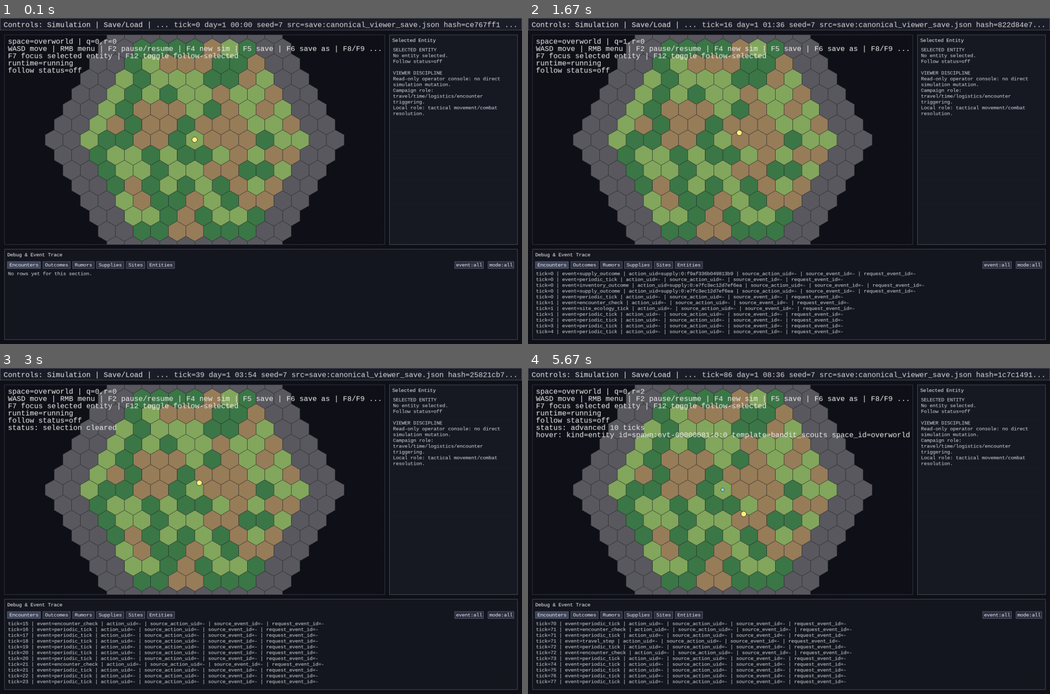
Above: before the commit, frames 1-4 (two rows, left to right).
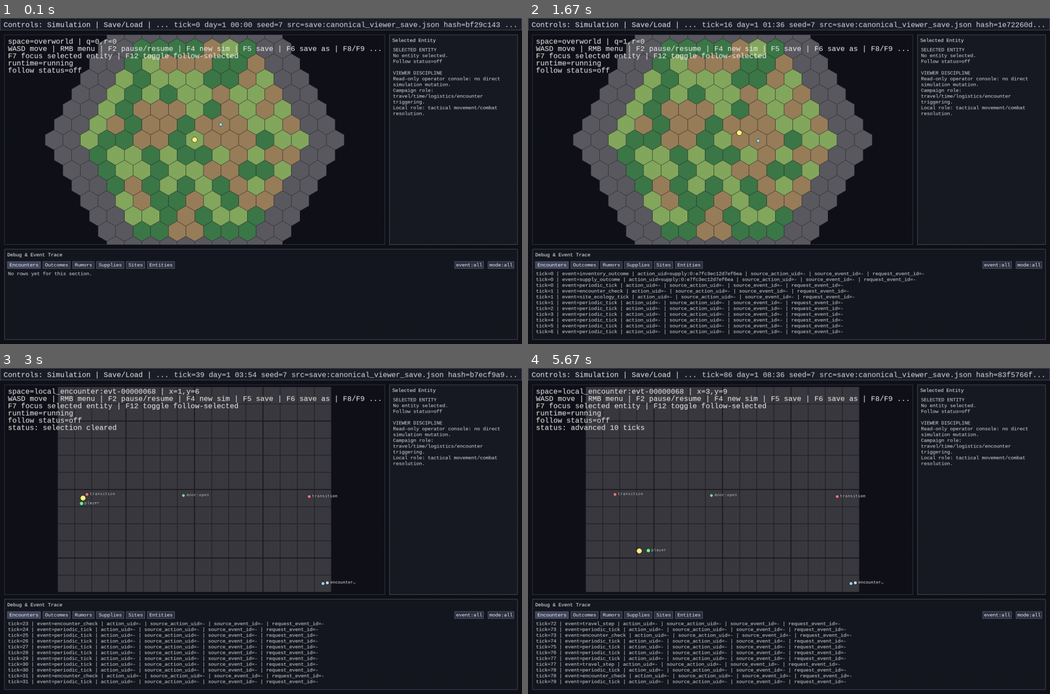
Above: after the commit, the same moments.

Repository: 7seasdotnet/Hexcrawler2
Game: pygame game, started from src/hexcrawler/__main__.py
Same seed, same stepped clock (60 frames per second), same inputs: the game is played once before the commit and once after it.
Inputs:
- Up to frame 1 (0.1 s): no input
- Up to frame 2 (1.67 s): hold D 0.33-0.8 s; hold W 0.88-1.18 s; hold D from 1.22 s (still down)
- Up to frame 3 (3 s): release D at 1.68 s; tap 1 at 1.72 s; click "space=overworld | q=1,r=0" at 2.1 s; hold A 2.38-2.92 s; hold S from 2.95 s (still down)
- Up to frame 4 (5.67 s): tap 1 at 3.1, 4.27 s; release S at 3.25 s; hold A 3.28-3.68 s; hold W 3.72-4.08 s; hold D 4.12-4.75 s; hold S 4.78-5.15 s; hold A 5.18-5.65 s

The runs differ from the first frame. In frame 1, less than 0.1% of the frame differs, in the area x 41-96%, y 1-34%; in frame 2, 2.5%; in frame 3, 33%; in frame 4, 34%, in the area x 1-97%, y 1-97%.

Commit message:
Harden campaign danger bridge-path coverage

Diff:
--- a/src/hexcrawler/cli/pygame_viewer.py
+++ b/src/hexcrawler/cli/pygame_viewer.py
@@ -24,6 +24,7 @@
     EncounterActionExecutionModule,
     EncounterActionModule,
     EncounterCheckModule,
+    LocalEncounterRequestModule,
     LocalEncounterInstanceModule,
     EncounterSelectionModule,
     RumorPipelineModule,
@@ -33,6 +34,7 @@
     SpawnMaterializationModule,
 )
 from hexcrawler.sim.groups import GroupMovementModule
+from hexcrawler.sim.campaign_danger import CampaignDangerModule
 from hexcrawler.sim.hash import simulation_hash, world_hash
 from hexcrawler.sim.combat import CombatExecutionModule
 from hexcrawler.sim.entity_stats import EntityStatsExecutionModule
@@ -2427,7 +2429,9 @@
     sim.register_rule_module(EncounterSelectionModule(load_encounter_table_json(DEFAULT_ENCOUNTER_TABLE_PATH)))
     sim.register_rule_module(EncounterActionModule())
     sim.register_rule_module(EncounterActionExecutionModule())
+    sim.register_rule_module(LocalEncounterRequestModule())
     sim.register_rule_module(LocalEncounterInstanceModule())
+    sim.register_rule_module(CampaignDangerModule())
     sim.register_rule_module(SiteEcologyModule())
     sim.register_rule_module(RumorPipelineModule())
     sim.register_rule_module(RumorDecayModule())
--- /dev/null
+++ b/src/hexcrawler/sim/campaign_danger.py
@@ -0,0 +1,169 @@
+from __future__ import annotations
+
+import math
+from typing import Any
+
+from hexcrawler.sim.core import DEFAULT_PLAYER_ENTITY_ID, EntityState, SimEvent, Simulation
+from hexcrawler.sim.encounters import ENCOUNTER_RESOLVE_REQUEST_EVENT_TYPE
+from hexcrawler.sim.movement import axial_to_world_xy
+from hexcrawler.sim.rules import RuleModule
+from hexcrawler.sim.world import CAMPAIGN_SPACE_ROLE, HexCoord
+
+CAMPAIGN_DANGER_CONTACT_EVENT_TYPE = "campaign_danger_contact"
+DEFAULT_DANGER_ENTITY_ID = "danger:raider_patrol_alpha"
+DEFAULT_DANGER_SPACE_ID = "overworld"
+DEFAULT_DANGER_SPEED_PER_TICK = 0.12
+DEFAULT_CONTACT_RADIUS = 0.72
+
+
+class CampaignDangerModule(RuleModule):
+    """Deterministic campaign-role danger visibility, movement, and contact handoff."""
+
+    name = "campaign_danger"
+    _STATE_OVERLAP_BY_DANGER = "overlap_by_danger"
+
+    def __init__(
+        self,
+        *,
+        danger_entity_id: str = DEFAULT_DANGER_ENTITY_ID,
+        danger_space_id: str = DEFAULT_DANGER_SPACE_ID,
+        contact_radius: float = DEFAULT_CONTACT_RADIUS,
+    ) -> None:
+        self._danger_entity_id = danger_entity_id
+        self._danger_space_id = danger_space_id
+        self._contact_radius = float(contact_radius)
+        first_x, first_y = axial_to_world_xy(HexCoord(2, -1))
+        second_x, second_y = axial_to_world_xy(HexCoord(2, 1))
+        self._patrol_waypoints = ((first_x, first_y), (second_x, second_y))
+
+    def on_simulation_start(self, sim: Simulation) -> None:
+        self._ensure_danger_entity(sim)
+        sim.set_rules_state(self.name, self._normalized_state(sim))
+
+    def on_tick_start(self, sim: Simulation, tick: int) -> None:
+        del tick
+        danger = sim.state.entities.get(self._danger_entity_id)
+        if danger is None:
+            return
+        if not self._is_campaign_entity(sim, danger):
+            return
+
+        if danger.target_position is None:
+            danger.target_position = self._next_waypoint(danger)
+            return
+
+        if self._distance_sq(
+            danger.position_x,
+            danger.position_y,
+            danger.target_position[0],
+            danger.target_position[1],
+        ) <= 0.0001:
+            danger.target_position = self._next_waypoint(danger)
+
+    def on_tick_end(self, sim: Simulation, tick: int) -> None:
+        danger = sim.state.entities.get(self._danger_entity_id)
+        player = sim.state.entities.get(DEFAULT_PLAYER_ENTITY_ID)
+        state = self._normalized_state(sim)
+        overlap_by_danger = dict(state[self._STATE_OVERLAP_BY_DANGER])
+
+        prior_overlap = bool(overlap_by_danger.get(self._danger_entity_id, False))
+        overlap = self._is_campaign_overlap(sim=sim, danger=danger, player=player)
+
+        if overlap and not prior_overlap and danger is not None and player is not None:
+            player_location = sim._entity_location_ref(player).to_dict()
+            sim.schedule_event_at(
+                tick=tick + 1,
+                event_type=ENCOUNTER_RESOLVE_REQUEST_EVENT_TYPE,
+                params={
+                    "tick": tick,
+                    "context": "campaign_danger_contact",
+                    "trigger": "campaign_contact",
+                    "danger_entity_id": self._danger_entity_id,
+                    "location": player_location,
+                    "roll": 0,
+                    "category": "hostile",
+                    "table_id": "campaign_danger_contact",
+                    "entry_id": "danger_patrol",
+                    "suggested_local_template_id": "local_template_forest",
+                    "tags": ["campaign", "danger_contact"],
+                },
+            )
+            sim.schedule_event_at(
+                tick=tick + 1,
+                event_type=CAMPAIGN_DANGER_CONTACT_EVENT_TYPE,
+                params={
+                    "tick": tick,
+                    "danger_entity_id": self._danger_entity_id,
+                    "player_entity_id": DEFAULT_PLAYER_ENTITY_ID,
+                    "space_id": player.space_id,
+                    "distance": math.sqrt(
+                        self._distance_sq(
+                            player.position_x,
+                            player.position_y,
+                            danger.position_x,
+                            danger.position_y,
+                        )
+                    ),
+                },
+            )
+
+        overlap_by_danger[self._danger_entity_id] = overlap
+        sim.set_rules_state(self.name, {self._STATE_OVERLAP_BY_DANGER: overlap_by_danger})
+
+    def _ensure_danger_entity(self, sim: Simulation) -> None:
+        if self._danger_entity_id in sim.state.entities:
+            return
+        first_waypoint = self._patrol_waypoints[0]
+        sim.add_entity(
+            EntityState(
+                entity_id=self._danger_entity_id,
+                position_x=float(first_waypoint[0]),
+                position_y=float(first_waypoint[1]),
+                speed_per_tick=DEFAULT_DANGER_SPEED_PER_TICK,
+                target_position=self._patrol_waypoints[1],
+                space_id=self._danger_space_id,
+                template_id="campaign_danger_patrol",
+            )
+        )
+
+    def _next_waypoint(self, entity: EntityState) -> tuple[float, float]:
+        if self._distance_sq(entity.position_x, entity.position_y, *self._patrol_waypoints[0]) <= 0.0001:
+            return self._patrol_waypoints[1]
+        return self._patrol_waypoints[0]
+
+    def _is_campaign_overlap(self, *, sim: Simulation, danger: EntityState | None, player: EntityState | None) -> bool:
+        if danger is None or player is None:
+            return False
+        if danger.space_id != player.space_id:
+            return False
+        if not self._is_campaign_entity(sim, danger) or not self._is_campaign_entity(sim, player):
+            return False
+        return self._distance_sq(player.position_x, player.position_y, danger.position_x, danger.position_y) <= (
+            self._contact_radius * self._contact_radius
+        )
+
+    def _is_campaign_entity(self, sim: Simulation, entity: EntityState) -> bool:
+        space = sim.state.world.spaces.get(entity.space_id)
+        if space is None:
+            return False
+        return space.role == CAMPAIGN_SPACE_ROLE
+
+    def _normalized_state(self, sim: Simulation) -> dict[str, Any]:
+        state = sim.get_rules_state(self.name)
+        overlap_by_danger = state.get(self._STATE_OVERLAP_BY_DANGER, {})
+        if not isinstance(overlap_by_danger, dict):
+            raise ValueError("campaign_danger.rules_state.overlap_by_danger must be an object")
+        normalized_overlap: dict[str, bool] = {}
+        for danger_id, value in overlap_by_danger.items():
+            if not isinstance(danger_id, str) or not danger_id:
+                raise ValueError("campaign_danger.rules_state.overlap_by_danger keys must be non-empty strings")
+            if not isinstance(value, bool):
+                raise ValueError("campaign_danger.rules_state.overlap_by_danger values must be booleans")
+            normalized_overlap[danger_id] = value
+        return {self._STATE_OVERLAP_BY_DANGER: normalized_overlap}
+
+    @staticmethod
+    def _distance_sq(ax: float, ay: float, bx: float, by: float) -> float:
+        dx = ax - bx
+        dy = ay - by
+        return dx * dx + dy * dy
--- /dev/null
+++ b/tests/test_campaign_danger_contact_slice.py
@@ -0,0 +1,146 @@
+from __future__ import annotations
+
+from hexcrawler.content.io import load_world_json
+from hexcrawler.sim.campaign_danger import (
+    CAMPAIGN_DANGER_CONTACT_EVENT_TYPE,
+    CampaignDangerModule,
+    DEFAULT_DANGER_ENTITY_ID,
+)
+from hexcrawler.sim.core import DEFAULT_PLAYER_ENTITY_ID, EntityState, SimCommand, Simulation
+from hexcrawler.sim.encounters import (
+    ENCOUNTER_RESOLVE_REQUEST_EVENT_TYPE,
+    LOCAL_ENCOUNTER_REQUEST_EVENT_TYPE,
+    LocalEncounterInstanceModule,
+    LocalEncounterRequestModule,
+)
+from hexcrawler.sim.hash import simulation_hash
+from hexcrawler.sim.world import HexCoord, SpaceState
+
+MAP_PATH = "content/examples/viewer_map.json"
+
+
+def _build_sim(seed: int = 77) -> Simulation:
+    world = load_world_json(MAP_PATH)
+    sim = Simulation(world=world, seed=seed)
+    sim.register_rule_module(LocalEncounterRequestModule())
+    sim.register_rule_module(LocalEncounterInstanceModule())
+    sim.register_rule_module(CampaignDangerModule())
+    sim.add_entity(EntityState.from_hex(entity_id=DEFAULT_PLAYER_ENTITY_ID, hex_coord=HexCoord(0, 0)))
+    return sim
+
+
+def _events(sim: Simulation, event_type: str) -> list[dict]:
+    return [entry for entry in sim.get_event_trace() if entry["event_type"] == event_type]
+
+
+def test_campaign_danger_visible_and_movement_is_deterministic() -> None:
+    sim_a = _build_sim(seed=101)
+    sim_b = _build_sim(seed=101)
+
+    sim_a.advance_ticks(60)
+    sim_b.advance_ticks(60)
+
+    danger_a = sim_a.state.entities[DEFAULT_DANGER_ENTITY_ID]
+    danger_b = sim_b.state.entities[DEFAULT_DANGER_ENTITY_ID]
+    assert (danger_a.position_x, danger_a.position_y) == (danger_b.position_x, danger_b.position_y)
+    assert simulation_hash(sim_a) == simulation_hash(sim_b)
+
+
+def test_campaign_contact_triggers_single_handoff_during_overlap() -> None:
+    sim = _build_sim(seed=202)
+
+    danger = sim.state.entities[DEFAULT_DANGER_ENTITY_ID]
+    player = sim.state.entities[DEFAULT_PLAYER_ENTITY_ID]
+    player.position_x = danger.position_x
+    player.position_y = danger.position_y
+
+    sim.advance_ticks(30)
+
+    assert len(_events(sim, CAMPAIGN_DANGER_CONTACT_EVENT_TYPE)) == 1
+    assert len(_events(sim, ENCOUNTER_RESOLVE_REQUEST_EVENT_TYPE)) == 1
+    assert len(_events(sim, LOCAL_ENCOUNTER_REQUEST_EVENT_TYPE)) == 1
+
+
+def test_campaign_contact_overlap_state_survives_save_load_without_spam() -> None:
+    sim = _build_sim(seed=303)
+    danger = sim.state.entities[DEFAULT_DANGER_ENTITY_ID]
+    player = sim.state.entities[DEFAULT_PLAYER_ENTITY_ID]
+    player.position_x = danger.position_x
+    player.position_y = danger.position_y
+
+    sim.advance_ticks(3)
+    assert len(_events(sim, ENCOUNTER_RESOLVE_REQUEST_EVENT_TYPE)) == 1
+
+    payload = sim.simulation_payload()
+    loaded = Simulation.from_simulation_payload(payload)
+    loaded.register_rule_module(LocalEncounterRequestModule())
+    loaded.register_rule_module(LocalEncounterInstanceModule())
+    loaded.register_rule_module(CampaignDangerModule())
+
+    loaded.advance_ticks(10)
+    assert len(_events(loaded, ENCOUNTER_RESOLVE_REQUEST_EVENT_TYPE)) == 1
+
+
+def test_campaign_contact_not_emitted_when_player_not_in_campaign_role() -> None:
+    sim = _build_sim(seed=404)
+    danger = sim.state.entities[DEFAULT_DANGER_ENTITY_ID]
+    player = sim.state.entities[DEFAULT_PLAYER_ENTITY_ID]
+    player.space_id = "local_encounter:test"
+    sim.state.world.spaces[player.space_id] = SpaceState(
+        space_id=player.space_id,
+        topology_type="square_grid",
+        role="local",
+        topology_params={"width": 3, "height": 3, "origin": {"x": 0, "y": 0}},
+    )
+    player.position_x = danger.position_x
+    player.position_y = danger.position_y
+
+    sim.advance_ticks(5)
+    assert _events(sim, ENCOUNTER_RESOLVE_REQUEST_EVENT_TYPE) == []
+
+
+def test_campaign_danger_contact_replay_hash_stability() -> None:
+    def _run(seed: int) -> str:
+        sim = _build_sim(seed=seed)
+        danger = sim.state.entities[DEFAULT_DANGER_ENTITY_ID]
+        sim.append_command(
+            SimCommand(
+                tick=0,
+                entity_id=DEFAULT_PLAYER_ENTITY_ID,
+                command_type="set_target_position",
+                params={"x": danger.position_x, "y": danger.position_y},
+            )
+        )
+        sim.advance_ticks(80)
+        payload = sim.simulation_payload()
+        loaded = Simulation.from_simulation_payload(payload)
+        loaded.register_rule_module(LocalEncounterRequestModule())
+        loaded.register_rule_module(LocalEncounterInstanceModule())
+        loaded.register_rule_module(CampaignDangerModule())
+        loaded.advance_ticks(20)
+        return simulation_hash(loaded)
+
+    assert _run(seed=5150) == _run(seed=5150)
+
+
+def test_campaign_contact_uses_existing_bridge_module_not_direct_local_shortcut() -> None:
+    sim = Simulation(world=load_world_json(MAP_PATH), seed=909)
+    sim.register_rule_module(CampaignDangerModule())
+    sim.add_entity(EntityState.from_hex(entity_id=DEFAULT_PLAYER_ENTITY_ID, hex_coord=HexCoord(0, 0)))
+
+    danger = sim.state.entities[DEFAULT_DANGER_ENTITY_ID]
+    player = sim.state.entities[DEFAULT_PLAYER_ENTITY_ID]
+    player.position_x = danger.position_x
+    player.position_y = danger.position_y
+
+    sim.advance_ticks(10)
+
+    assert len(_events(sim, ENCOUNTER_RESOLVE_REQUEST_EVENT_TYPE)) == 1
+    assert _events(sim, LOCAL_ENCOUNTER_REQUEST_EVENT_TYPE) == []
+
+    sim.register_rule_module(LocalEncounterRequestModule())
+    sim.advance_ticks(5)
+
+    # No retroactive conversion of the already-emitted resolve request should occur.
+    assert len(_events(sim, ENCOUNTER_RESOLVE_REQUEST_EVENT_TYPE)) == 1
+    assert _events(sim, LOCAL_ENCOUNTER_REQUEST_EVENT_TYPE) == []
Not shown, changed: docs/STATUS.md
